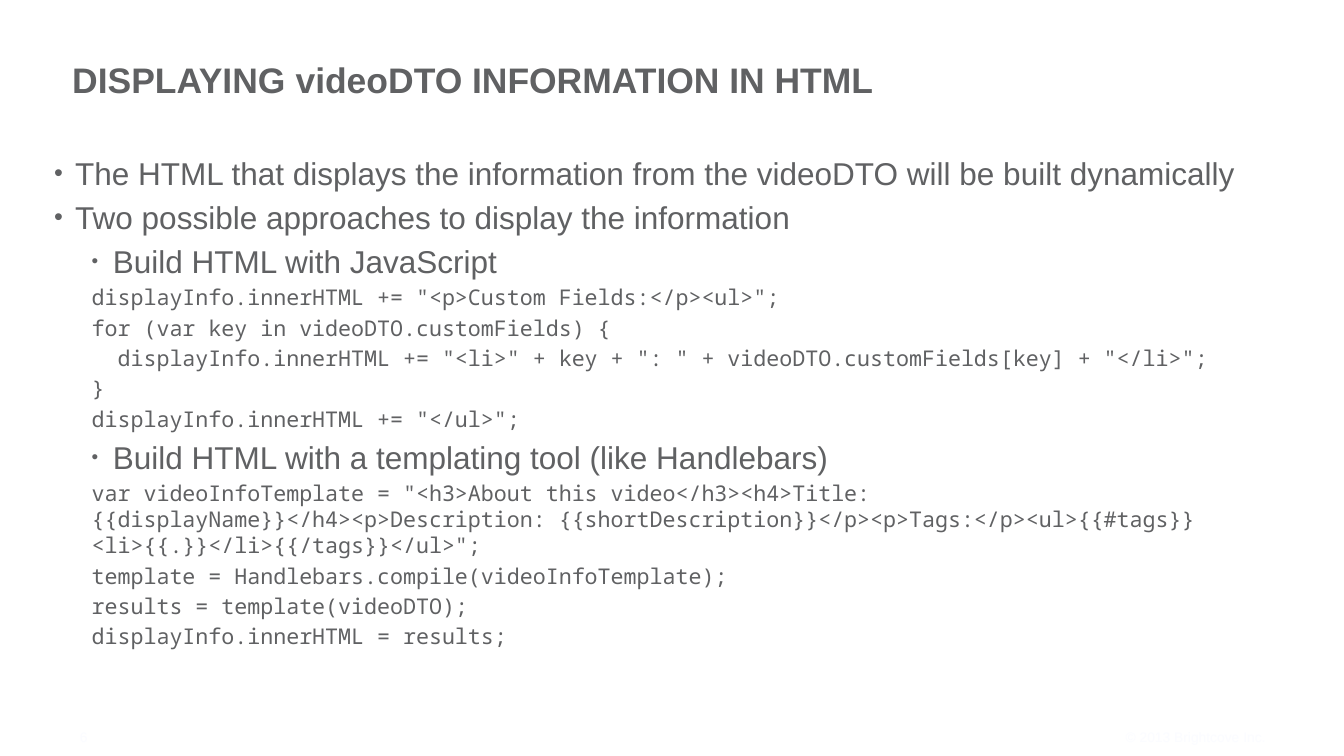
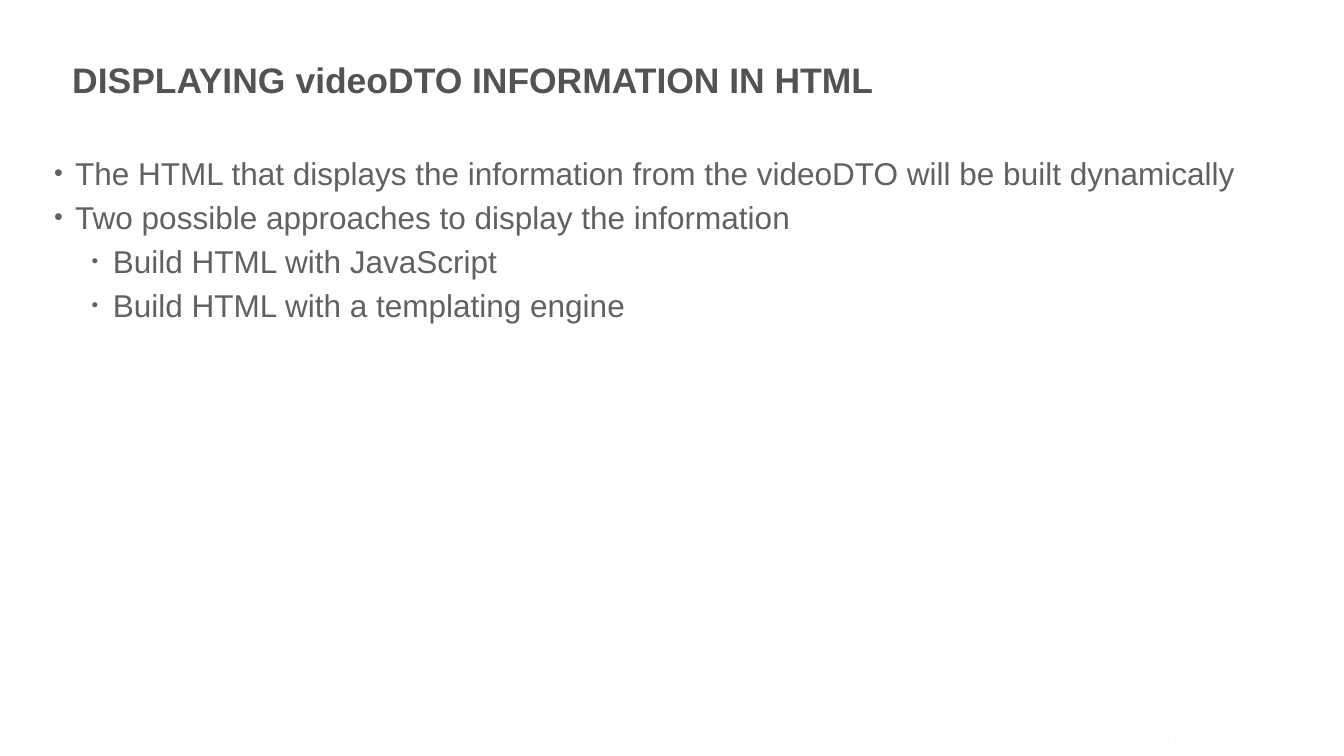
Before and after one commit to BrightcoveLearning/VideoCloudSmartPlayerAPI, a slide deck: slide 6 of VideoSessionsMaterials/v11-player-module.pptx. Drawn at 1344x756 pixels with LibreOffice and Linux fonts; fonts in the diff are those of the drawing; background and template pictures are left out. Boxes give left, top, right and bottom in pixels: in the first picture for what was removed or moved away, otherwise in the second. Text is boxed around its words. In the diff, an @@ line names an element or a change of style, - is before the commit and + after.

Commit message:
courseware and video updates

```diff
--- a/VideoSessionsMaterials/v11-player-module.pptx
+++ b/VideoSessionsMaterials/v11-player-module.pptx
@@ title "DISPLAYING videoDTO INFORMATION IN HTML" at (72, 67, 873, 94): text colour #606163 to #535353 @@
@@ text at (113, 294, 625, 323): text changed; size 22 to 32 pt; font Noto Sans Mono to Arial @@
-  displayInfo.innerHTML += "<p>Custom Fields:</p><ul>";
-  for (var key in videoDTO.customFields) {
-  displayInfo.innerHTML += "<li>" + key + ": " + videoDTO.customFields[key] + "</li>";
-  }
-  displayInfo.innerHTML += "</ul>";
-  • Build HTML with a templating tool (like Handlebars)
-  var videoInfoTemplate = "<h3>About this video</h3><h4>Title: {{displayName}}</h4><p>Description: {{shortDescription}}</p><p>Tags:</p><ul>{{#tags}}<li>{{.}}</li>{{/tags}}</ul>";
-  template = Handlebars.compile(videoInfoTemplate);
-  results = template(videoDTO);
-  displayInfo.innerHTML = results;
+  • Build HTML with a templating engine
```
Also in this commit, not shown: 4 other slides changed, 3 slides added, 12 other files.
